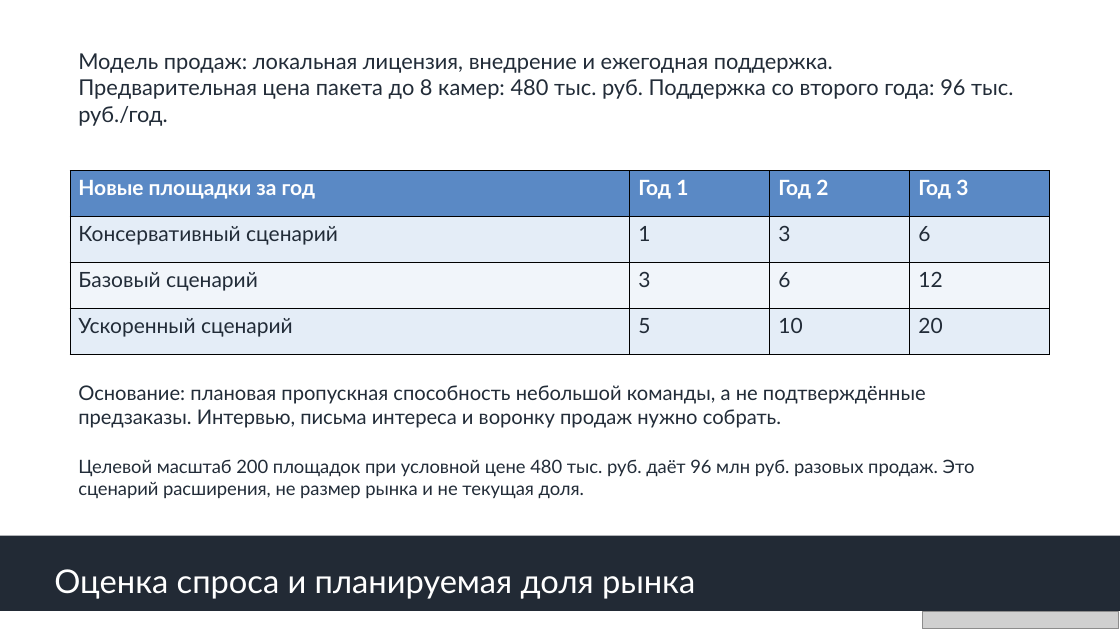
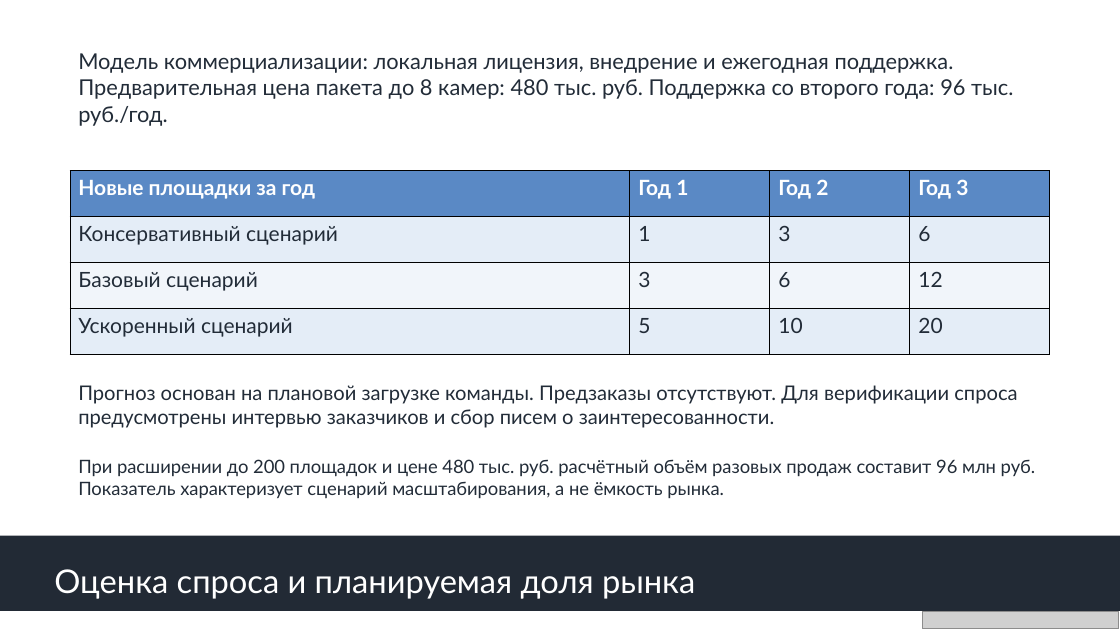
Before and after one commit to youngboy04/hse-ai-video, a slide deck: slide 6 of submission/HSE_AI_Video.pptx. Drawn at 1120x630 pixels with LibreOffice and Linux fonts; fonts in the diff are those of the drawing; grey boxes stand for pictures. Boxes give left, top, right and bottom in pixels: in the first picture for what was removed or moved away, otherwise in the second. Text is boxed around its words. In the diff, an @@ line names an element or a change of style, - is before the commit and + after.

```diff
--- a/submission/HSE_AI_Video.pptx
+++ b/submission/HSE_AI_Video.pptx
@@ text at (78, 53, 954, 73): text changed @@
-Модель продаж: локальная лицензия, внедрение и ежегодная поддержка.
+Модель коммерциализации: локальная лицензия, внедрение и ежегодная поддержка.
@@ text at (78, 385, 1017, 428): text changed @@
-Основание: плановая пропускная способность небольшой команды, а не подтверждённые предзаказы. Интервью, письма интереса и воронку продаж нужно собрать.
+Прогноз основан на плановой загрузке команды. Предзаказы отсутствуют. Для верификации спроса предусмотрены интервью заказчиков и сбор писем о заинтересованности.
@@ text at (78, 459, 1036, 498): text changed @@
-Целевой масштаб 200 площадок при условной цене 480 тыс. руб. даёт 96 млн руб. разовых продаж. Это сценарий расширения, не размер рынка и не текущая доля.
+При расширении до 200 площадок и цене 480 тыс. руб. расчётный объём разовых продаж составит 96 млн руб. Показатель характеризует сценарий масштабирования, а не ёмкость рынка.
```
Also in this commit, not shown: 13 other slides changed, 4 other files.
